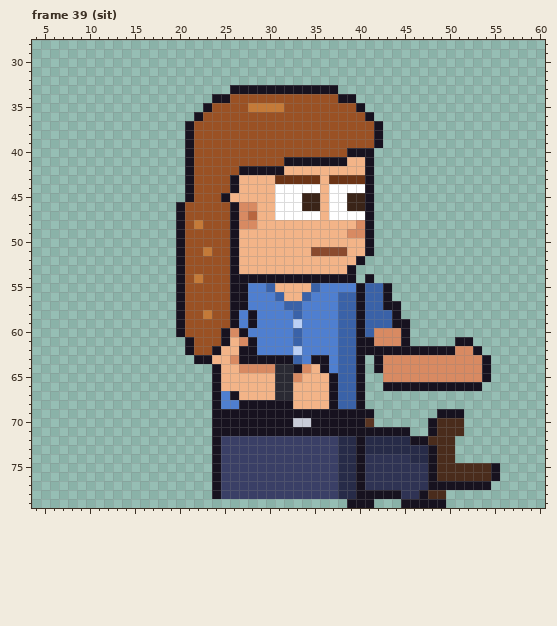
Two states of a pixel-art file, sprites/custom/custom_intern_long_right_anim.aseprite. The picture above was drawn from the file before the commit.
64x80 pixels, 85 frames. Colours within 5 levels of each other are drawn and written as one. Shown: frame 39 (sit): x 4..60, y 28..79. The commit also changed other frames, which this record leaves out.
After the commit:
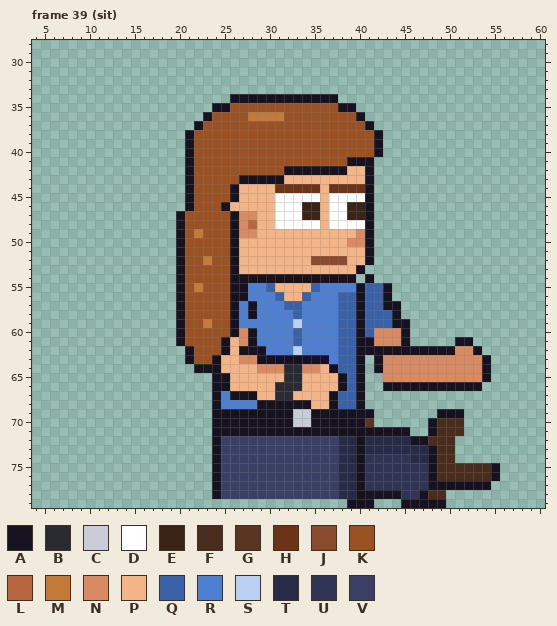
Palette (. is transparent): A #17121f  B #2a2a33  C #c8ccd8  D #ffffff  E #3a2418  F #4a2c1c  G #5a3522  H #6b3416  J #8a4a2e  K #9a5124  L #b8663f  M #c47a38  N #d88a62  P #f3b488  Q #3a62a8  R #4f7fd0  S #bbd0f5  T #272b48  U #2f3354  V #3a3f66
What changed:
--- frame 39 (sit)
@@ x 18..44 @@
 32 ...........................
-33 ........AAAAAAAAAAAA.......
-34 ......AAKKKKKKKKKKKKAA.....
-35 .....AKKKKMMMMKKKKKKKKA....
-36 ....AKKKKKKKKKKKKKKKKKKA...
-37 ...AKKKKKKKKKKKKKKKKKKKKA..
+33 ...........................
+34 ........AAAAAAAAAAAA.......
+35 ......AAKKKKKKKKKKKKAA.....
+36 .....AKKKKMMMMKKKKKKKKA....
+37 ....AKKKKKKKKKKKKKKKKKKA...
 38 ...AKKKKKKKKKKKKKKKKKKKKA..
 39 ...AKKKKKKKKKKKKKKKKKKKKA..
-40 ...AKKKKKKKKKKKKKKKKKAAA...
-41 ...AKKKKKKKKKKAAAAAAAPPA...
-42 ...AKKKKKAAAAAPPPPPPPPPA...
-43 ...AKKKKAPPPPHHHHHPHHHHA...
-44 ...AKKKKAPPPPDDDDDPDDDDA...
-45 ...AKKKAPPPPPDDDEEPDDEEA...
-46 ..AKKKKKANNPPDDDEEPDDEEA...
-47 ..AKKKKKANLPPDDDDDPDDDDA...
-48 ..AKMKKKANNPPPPPPPPPPPNA...
-49 ..AKKKKKAPPPPPPPPPPPPNNA...
-50 ..AKKKKKAPPPPPPPPPPPPPPA...
-51 ..AKKMKKAPPPPPPPPJJJJPPA...
-52 ..AKKKKKAPPPPPPPPPPPPPA....
-53 ..AKKKKKAPPPPPPPPPPPPA.....
-54 ..AKMKKKAAAAAAAAAAAAAA.A...
-55 ..AKKKKKAARRQPPPPQRRRRAQQA.
+40 ...AKKKKKKKKKKKKKKKKKKKKA..
+41 ...AKKKKKKKKKKKKKKKKKAAA...
+42 ...AKKKKKKKKKKAAAAAAAPPA...
+43 ...AKKKKKAAAAAPPPPPPPPPA...
+44 ...AKKKKAPPPPHHHHHPHHHHA...
+45 ...AKKKKAPPPPDDDDDPDDDDA...
+46 ...AKKKAPPPPPDDDEEPDDEEA...
+47 ..AKKKKKANNPPDDDEEPDDEEA...
+48 ..AKKKKKANLPPDDDDDPDDDDA...
+49 ..AKMKKKANNPPPPPPPPPPPNA...
+50 ..AKKKKKAPPPPPPPPPPPPNNA...
+51 ..AKKKKKAPPPPPPPPPPPPPPA...
+52 ..AKKMKKAPPPPPPPPJJJJPPA...
+53 ..AKKKKKAPPPPPPPPPPPPPA....
+54 ..AKKKKKAAAAAAAAAAAAAA.A...
+55 ..AKMKKKAARRQPPPPQRRRRAQQA.
 56 ..AKKKKKAARRRQPPQRRRQQAQQA.
-57 ..AKKKKKAARRRRQQRRRRQQAQQAA
-58 ..AKKMKKARARRRRQRRRRQQAQQQA
-59 ..AKKKKKARARRRRSRRRRQQAQQQA
-60 ..AKKKKANARRRRRQRRRRQQAQNNN
-61 ...AKKKAPNARRRRQRRRRQQAANNN
-62 ...AKKAPPAARRRRSRRRRQQAAAAA
-63 ....AAPPNAAAAAAQRAARQQA.ANN
-64 ......APPNNNNBBANPARQQA.ANN
-65 ......APPPPPPBBNPPPAQQA..NN
-66 ......APPPPPPBBPPPPAQQA..AA
-67 ......ARAPPPPBBPPPPAQQA....
-68 ......ARRAAAAAAPPPPAQQA....
-69 ......AAAAAAAAAAAAAAAAAA...
+57 ..AKKKKKARARRRQQRRRRQQAQQAA
+58 ..AKKKKKARARRRRQRRRRQQAQQQA
+59 ..AKKMKKARRRRRRSRRRRQQAQQQA
+60 ..AKKKKKANARRRRQRRRRQQAQNNN
+61 ..AKKKKAPNARRRRQRRRRQQAANNN
+62 ...AKKKAPAAARRRSRRRRQQAAAAA
+63 ...AKKAPPNNAAAAAAAARQQA.ANN
+64 ....AAAPPPPNNNBBNNPAQQA.ANN
+65 ......AAPPPPPPBBPPPPAQA..NN
+66 ......AAPPPPPBBBPPPPAQA..AA
+67 ......ARAAAPPBBPPPPAQQA....
+68 ......ARRRRAAAAAAPPAQQA....
+69 ......AAAAAAAAACCAAAAAAA...
 70 ......AAAAAAAAACCAAAAAAG...
Where, in picture pixels (left, top, right, bottom), the same in both pictures:
changed: (176, 85, 383, 418)
